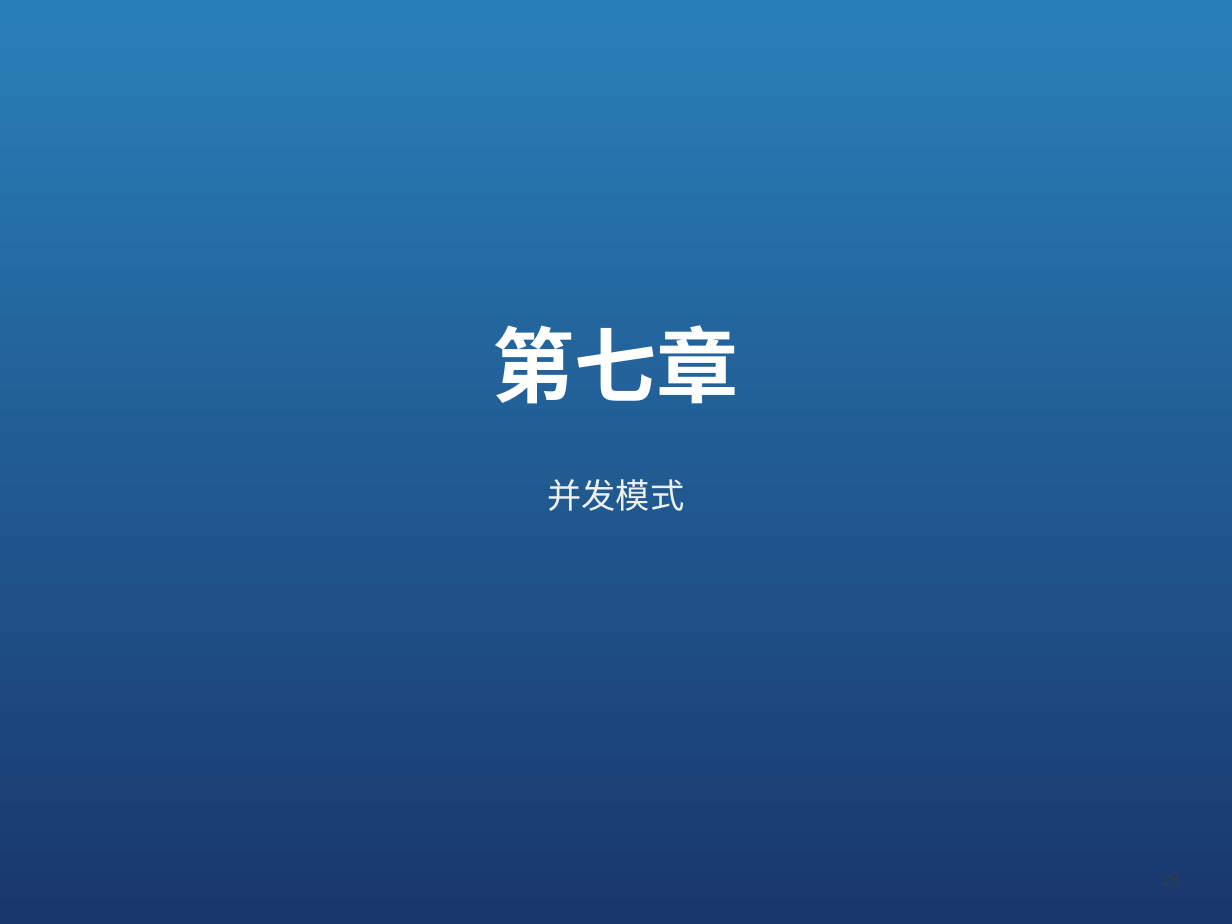
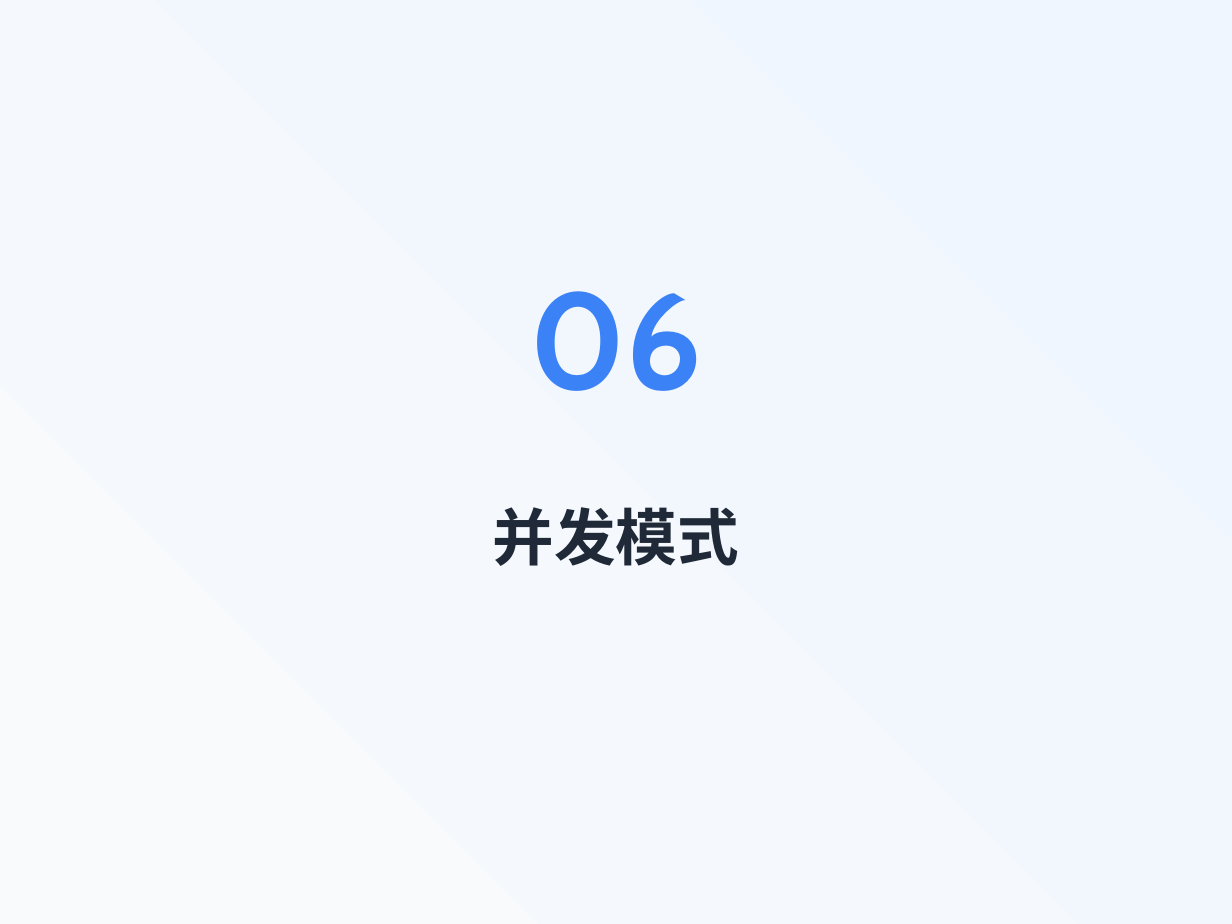
Before and after one commit to baiwangea/go-study, a slide deck: slide 17 of 03-go-concurrency/Go并发编程课程.pptx (slide 28 before the commit). Drawn at 1232x924 pixels with LibreOffice and Linux fonts; fonts in the diff are those of the drawing. Boxes give left, top, right and bottom in pixels: in the first picture for what was removed or moved away, otherwise in the second. Text is boxed around its words. In the diff, an @@ line names an element or a change of style, - is before the commit and + after.

Commit message:
feat: 重新设计企业级Go并发编程PPT（顶级标准）
- 深色代码主题（VS Code Dark）：圆角边框、阴影、行号
- 精确语法高亮：关键字、字符串、注释、函数名等分色
- 专业流程图：Goroutine生命周期、Channel通信可视化
- 卡片式设计：圆角+阴影+图标
- 渐变背景配色：科技蓝色系
- 覆盖23个关卡：完整知识体系
- 34页内容：章节分隔、代码示例、要点总结
- 使用Consolas等宽字体，代码清晰可读

删除旧的generate_ppt.py，用premium版本替代
测试: 生成PPT成功，34页完整内容

```diff
--- a/03-go-concurrency/Go并发编程课程.pptx
+++ b/03-go-concurrency/Go并发编程课程.pptx
@@ background #FFFFFF to gradient #F8FAFC to #EFF6FF @@
@@ rectangle removed at [0,0,1232,924] @@
@@ text added at [529,291,703,391], 80 pt, text #3B82F6, bold @@
+06
@@ text removed at [493,325,739,404] @@
-第七章
@@ text "并发模式": place and size @@
-text "并发模式" at [547,479,684,511]
+text "并发模式" at [493,507,739,566]
@@ text "并发模式" at [493,507,739,566]: size 20 to 36 pt, font Calibri to Noto Sans CJK SC, text colour #ECF0F1 to #1F2937, bold on @@
```
Also in this commit, not shown: 2 other slides changed, 24 slides added, 33 slides removed, 2 other files.
